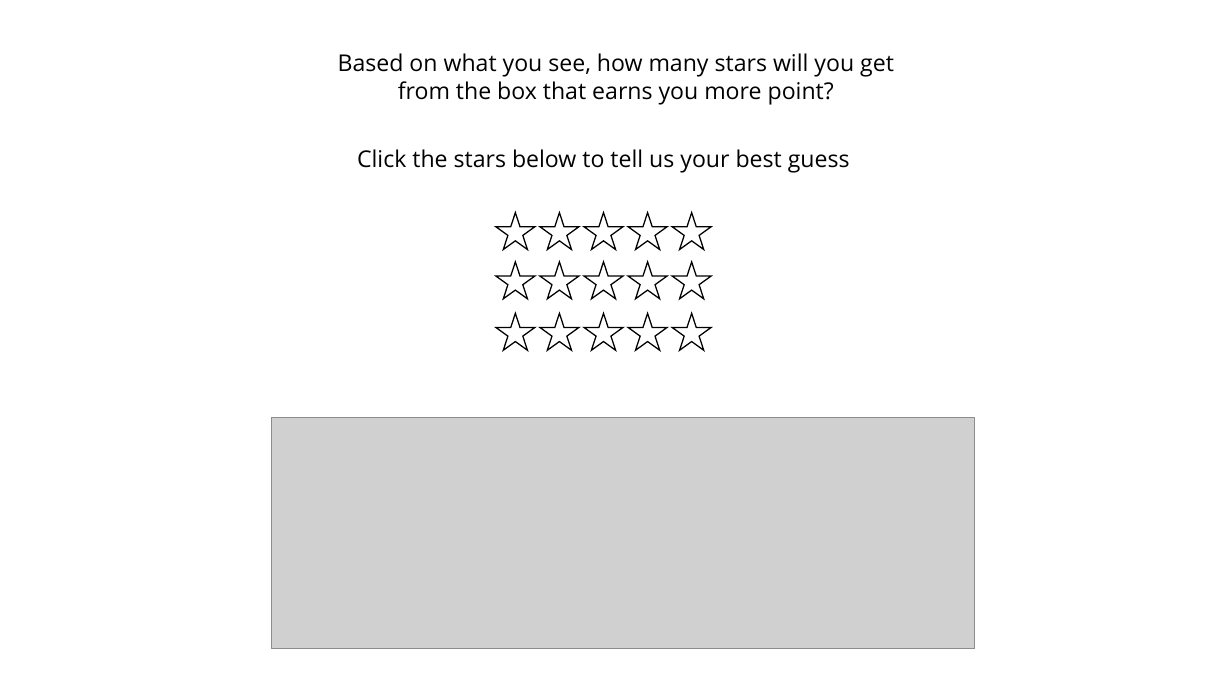
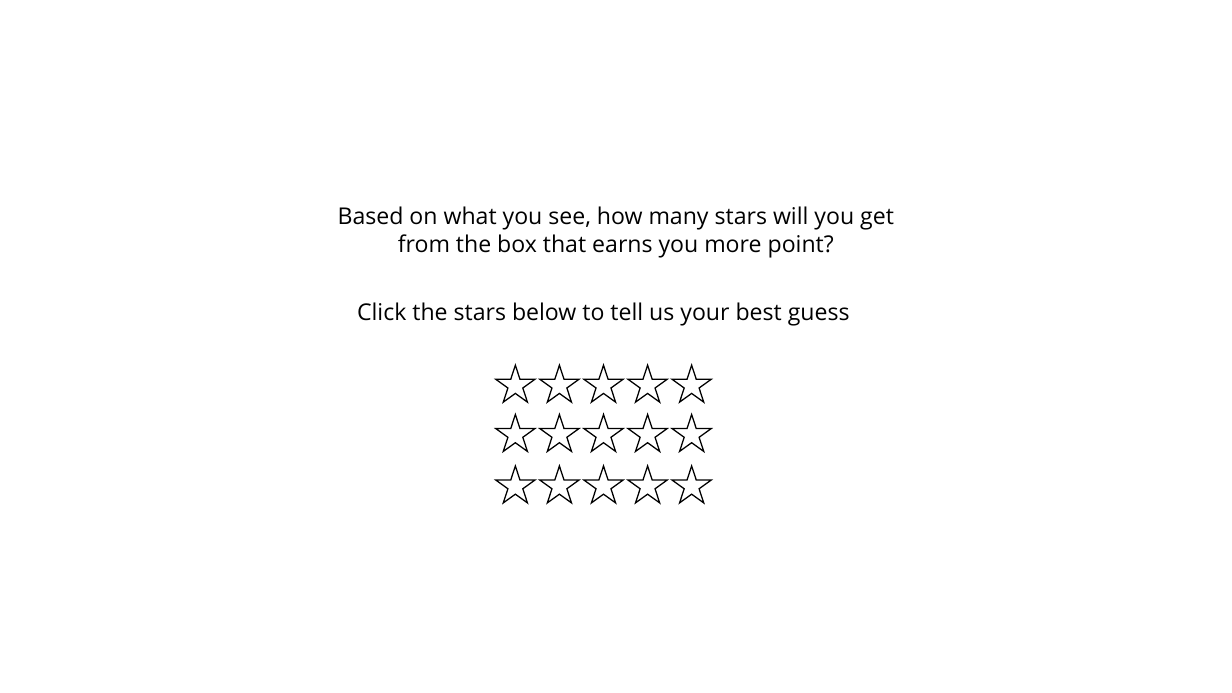
Before and after one commit to LillianXu2019/LUX-RL, a slide deck: slide 21 of images/task_instructions_lux.pptx (slide 25 before the commit). Drawn at 1232x693 pixels with LibreOffice and Linux fonts; fonts in the diff are those of the drawing; grey boxes stand for pictures. Boxes give left, top, right and bottom in pixels: in the first picture for what was removed or moved away, otherwise in the second. Text is boxed around its words. In the diff, an @@ line names an element or a change of style, - is before the commit and + after.

```diff
--- a/images/task_instructions_lux.pptx
+++ b/images/task_instructions_lux.pptx
@@ 5 stars: place and size @@
-5 stars at [496, 213, 711, 250]
+5 stars at [496, 365, 711, 402]
@@ picture removed at [272, 418, 975, 649] @@
@@ 10 stars, 2 texts: place and size @@
-10 stars, 2 texts at [338, 53, 894, 350]
+10 stars, 2 texts at [338, 206, 894, 503]
```
Also in this commit, not shown: 3 other slides changed, 7 slides added, 1 slide removed, 12 other files.
